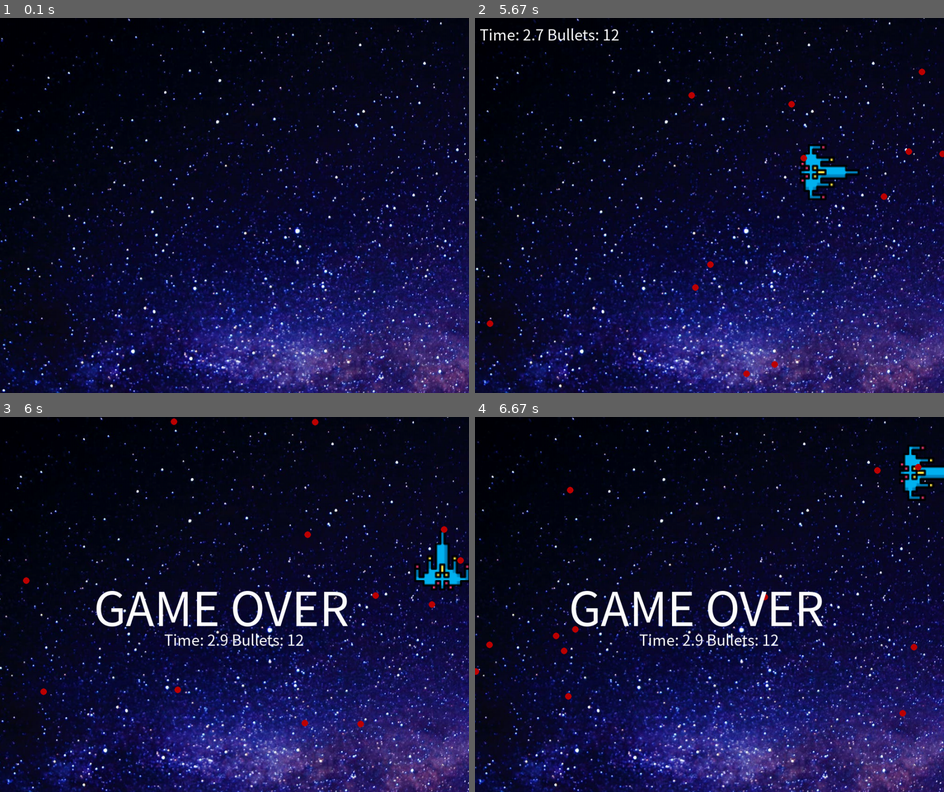
Above: before the commit, frames 1-4 (two rows, left to right).
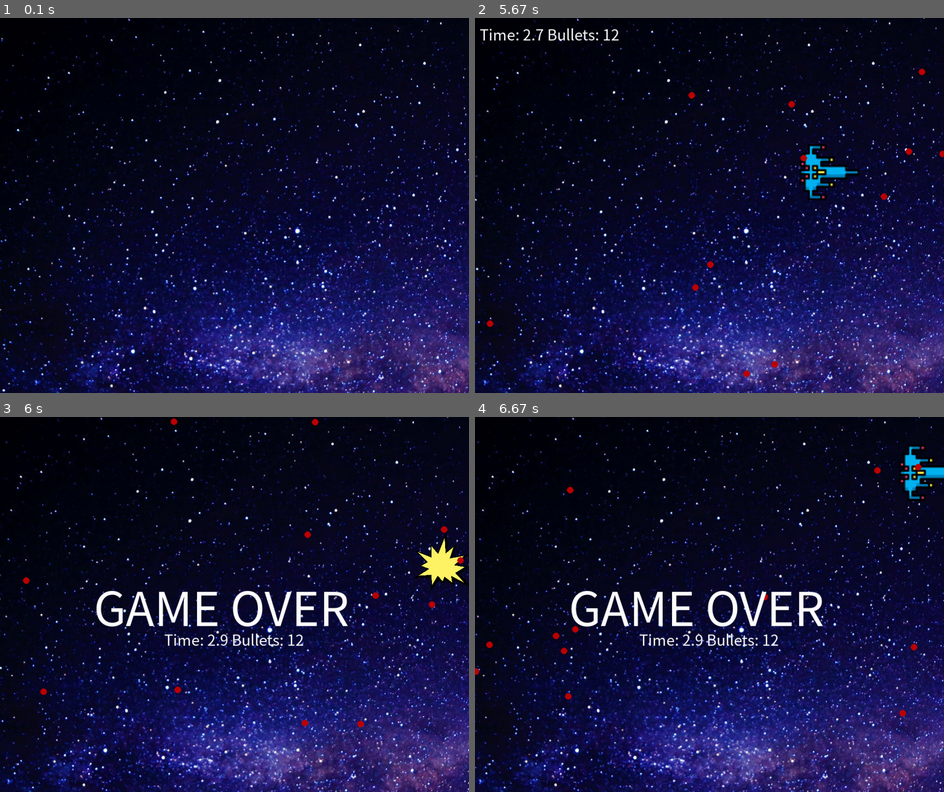
Above: after the commit, the same moments.

Repository: dalbodeule/pygame
Game: pygame game, started from main.py
Two runs of this game, one before a commit and one after it. Both use one fixed random seed, a clock stepped at 60 frames per second and the inputs below.
Inputs:
- Up to frame 1 (0.1 s): no input
- Up to frame 2 (5.67 s): hold Up 3.4-3.87 s; hold Right 3.9-4.53 s; hold Down 4.57-4.93 s; hold Left 4.97-5.43 s; hold Right from 5.47 s (still down)
- Up to frame 3 (6 s): release Right at 5.93 s; hold Up from 5.97 s (still down)
- Up to frame 4 (6.67 s): release Up at 6.27 s; hold Right from 6.3 s (still down)

Frames 1-2 are identical in both runs. In frame 3, 1.0% of the frame differs, in the area x 88-100%, y 30-47%; in frame 4, nothing differs.

Commit message:
second mission complete
- if player hit, show bomb effect

Diff:
--- a/Library/player.py
+++ b/Library/player.py
@@ -4,6 +4,14 @@
     def __init__(self, x, y, mixer):
         self.__image = pygame.image.load('Resources/player.png')
         self.__image = pygame.transform.scale(self.__image, (128, 128))
+
+        # add effect image (boom image)
+        self.__effect_image = pygame.image.load('Resources/boom.png')
+        self.__effect_image = pygame.transform.scale(self.__effect_image, (128, 128))
+
+        self.__show_effect = False
+        self.__show_effect_during = 0
+
         self.__pos = [x, y]
         self.__to = [0, 0]
         self.__angle = 0
@@ -27,14 +35,23 @@
         elif self.__to == [1, -1]: self.__angle = -45
         elif self.__to == [0, -1]: self.__angle = 0
 
+        # if show bomb effect
+        if self.__show_effect:
+            rotated = pygame.transform.rotate(self.__effect_image, self.__angle)
 
-        rotated = pygame.transform.rotate(self.__image, self.__angle)
+            calib_pos = [0, 0]
+            calib_pos[0] = self.__pos[0] - rotated.get_width()/2
+            calib_pos[1] = self.__pos[1] - rotated.get_height()/2
 
-        calib_pos = [0, 0]
-        calib_pos[0] = self.__pos[0] - rotated.get_width()/2
-        calib_pos[1] = self.__pos[1] - rotated.get_height()/2
+            screen.blit(rotated, calib_pos)
+        else:
+            rotated = pygame.transform.rotate(self.__image, self.__angle)
 
-        screen.blit(rotated, calib_pos)
+            calib_pos = [0, 0]
+            calib_pos[0] = self.__pos[0] - rotated.get_width()/2
+            calib_pos[1] = self.__pos[1] - rotated.get_height()/2
+
+            screen.blit(rotated, calib_pos)
 
     def goto(self, x, y):
         self.__to[0] += x
@@ -48,9 +65,18 @@
         self.__pos[0] = min(max(self.__pos[0], 32), width-32)
         self.__pos[1] = min(max(self.__pos[1], 32), height-32)
 
+        # calc show bomb effect during
+        self.__show_effect_during -= dt
+        if self.__show_effect_during < 0:
+            self.__show_effect = False
+
     def hit(self):
-        ## if hit, play hit sound
+        # if hit, play hit sound
         self.__channel.play(self.__sound)
+
+        # if hit, show bomb effect
+        self.__show_effect = True
+        self.__show_effect_during = 500
 
     def is_out_of_screen(self, screen):
         width, height = screen.get_size()
Not shown, changed: README.md
Binary file added: Resources/boom.png
